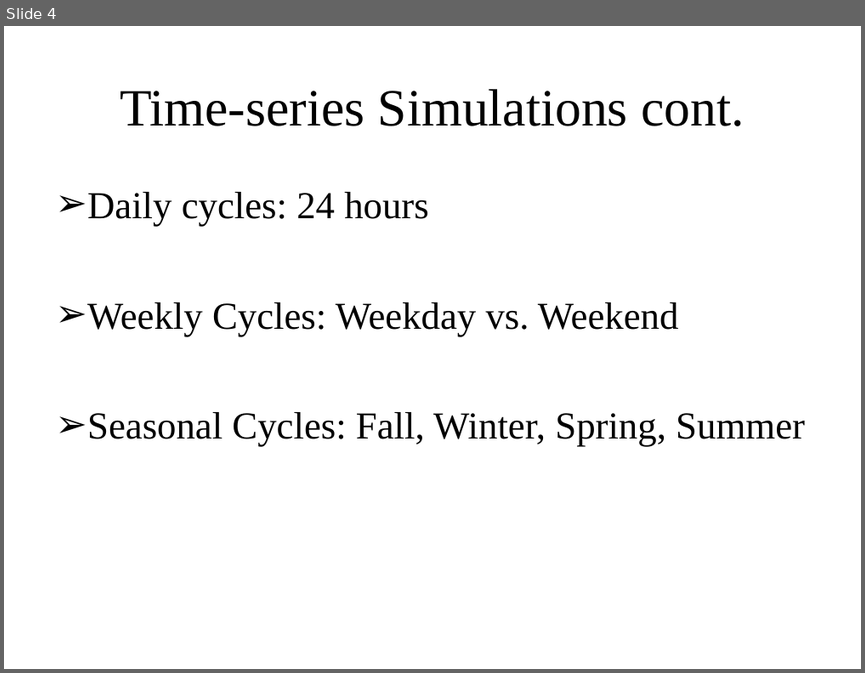
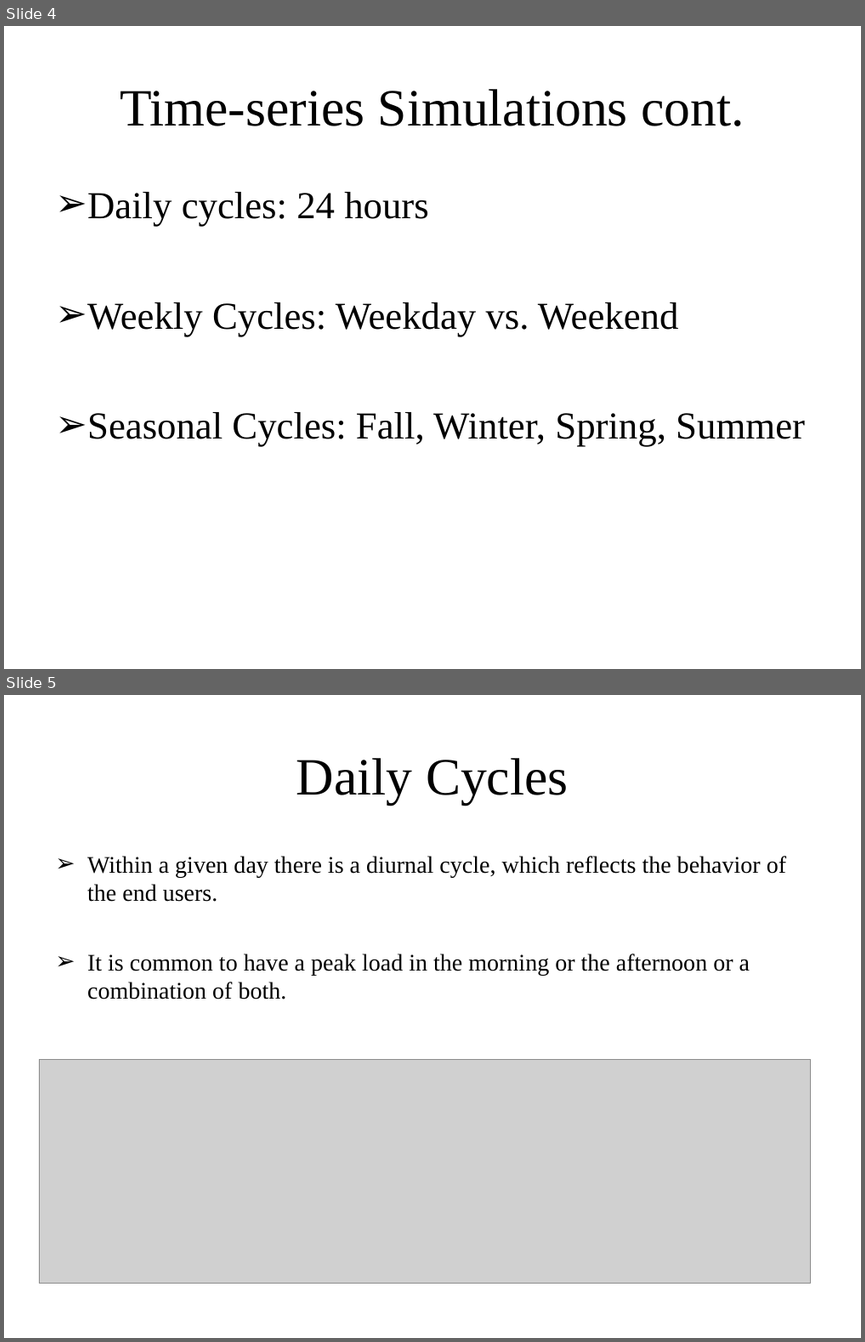
Before and after one commit to gridlab-d/course, a slide deck: Distribution Analysis Course/1.0 - Anual Analysis.ppt. Shown one above the other, each under a label of ours: slide 4 before the commit, slides 4 and 5 after it. The pictures are 865x673 and 865x1342 pixels, drawn with LibreOffice and Linux fonts; fonts in the diff are those of the drawing; grey boxes stand for pictures. Boxes give left, top, right and bottom in pixels: in the first picture for what was removed or moved away, otherwise in the second. Text is boxed around its words. In the diff, an @@ line names an element or a change of style, - is before the commit and + after.

```diff
--- a/Distribution Analysis Course/1.0 - Anual Analysis.ppt
+++ b/Distribution Analysis Course/1.0 - Anual Analysis.ppt
@@ slide 5 added at <box>4,695,861,1338</box>, background #FFFFFF @@
@@ title added at <box>296,758,568,805</box>, 44 pt, text #000000 @@
+Daily Cycles
@@ text added at <box>87,856,786,999</box>, 20 pt, text #000000 @@
+➢ Within a given day there is a diurnal cycle, which reflects the behavior of the end users.
+➢ It is common to have a peak load in the morning or the afternoon or a combination of both.
@@ picture added at <box>40,1059,812,1282</box> @@
```
Also in this commit, not shown: 1 slide changed, 6 other slides added, 3 slides removed.
